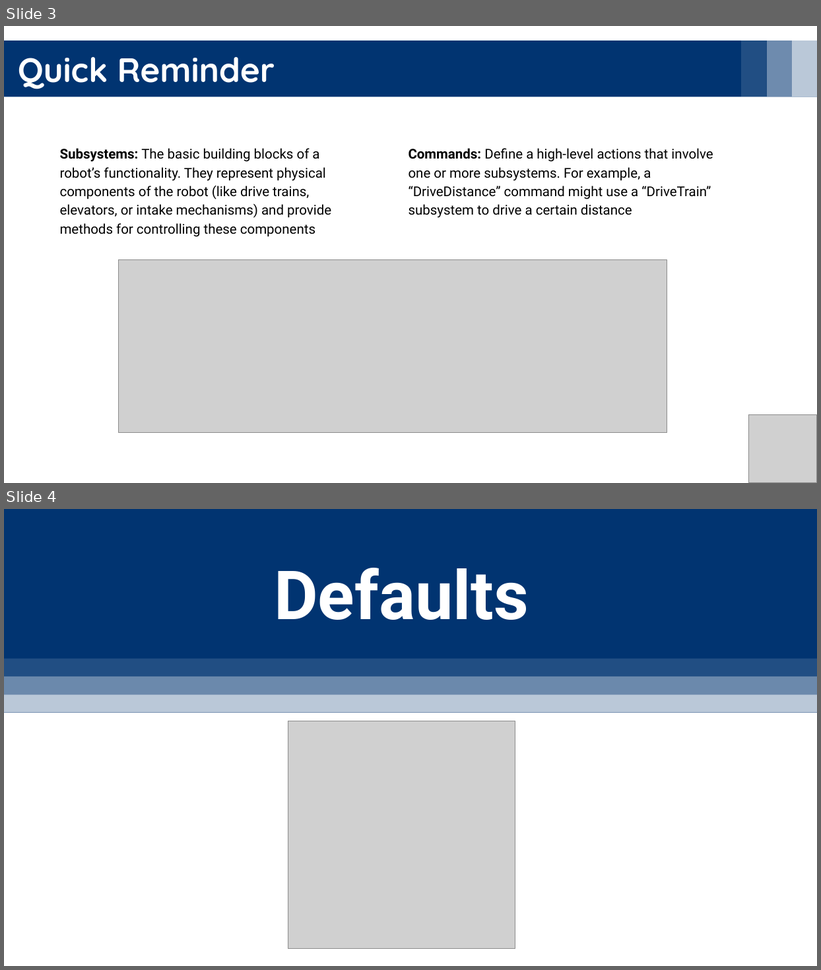
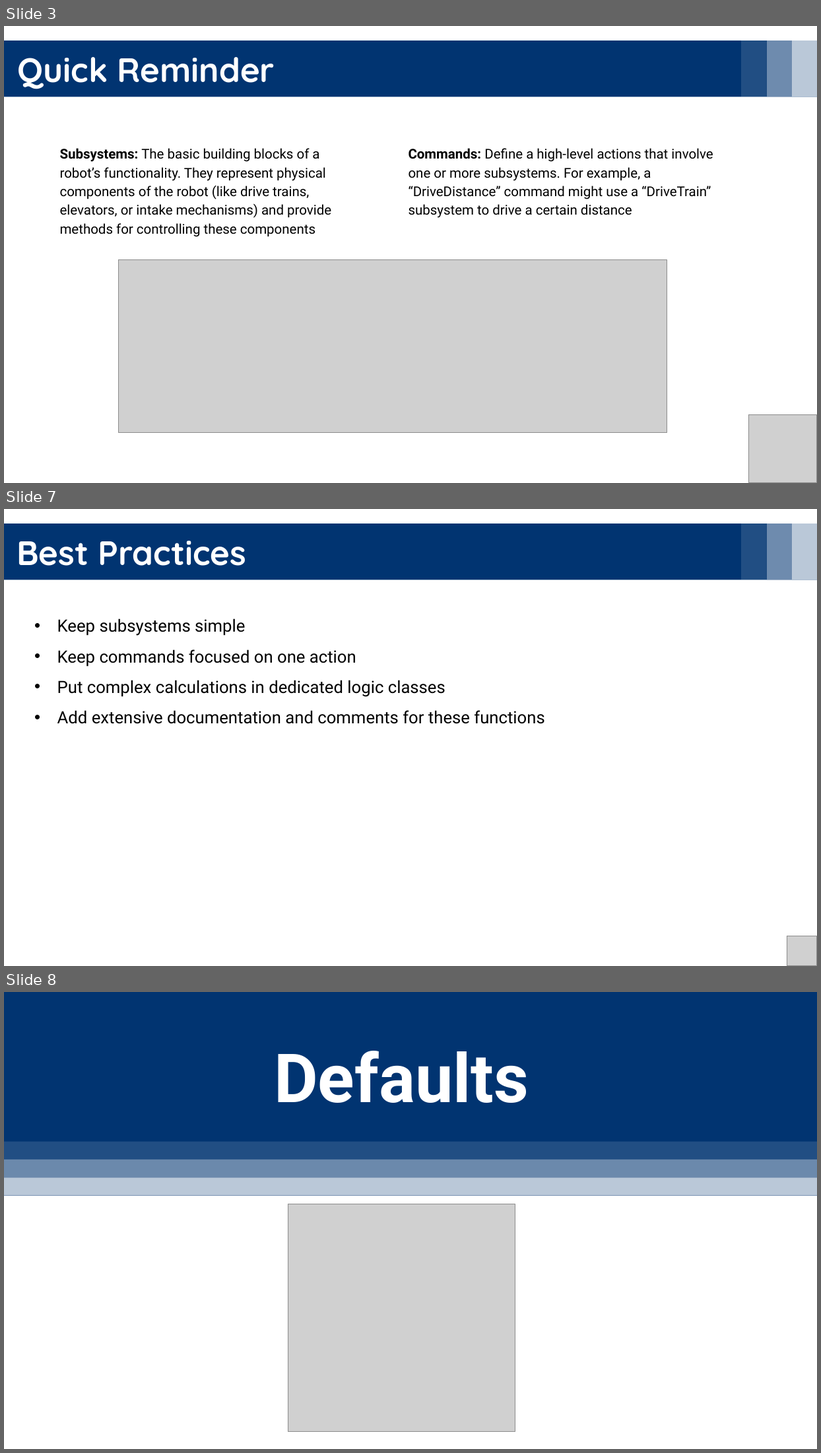
Before and after one commit to YoavRozov/FRC-Programming-Intro, a slide deck: Chapter 2 - Subsystems&Commands/CodeStructure.pptx. Shown one above the other, each under a label of ours: slides 3 and 4 before the commit, slides 3, 7 and 8 after it; the slides between them are not shown. The pictures are 821x970 and 821x1453 pixels, drawn with LibreOffice and Linux fonts; fonts in the diff are those of the drawing; grey boxes stand for pictures. Boxes give left, top, right and bottom in pixels: in the first picture for what was removed or moved away, otherwise in the second. Text is boxed around its words. In the diff, an @@ line names an element or a change of style, - is before the commit and + after.

```diff
--- a/Chapter 2 - Subsystems&Commands/CodeStructure.pptx
+++ b/Chapter 2 - Subsystems&Commands/CodeStructure.pptx
@@ slide 7 added at (4, 509, 817, 966), background #FFFFFF @@
@@ group added at (4, 524, 817, 580): 4 rectangles @@
@@ text added at (17, 541, 246, 566), 40 pt, text #FFFFFF, bold @@
+Best Practices
@@ text added at (57, 619, 545, 724), 20 pt, text #000000 @@
+• Keep subsystems simple
+• Keep commands focused on one action
+• Put complex calculations in dedicated logic classes
+• Add extensive documentation and comments for these functions
@@ picture added at (788, 937, 817, 966) @@
@@ what was slide 4 is now slide 8 @@
```
Also in this commit, not shown: 3 other slides added.
